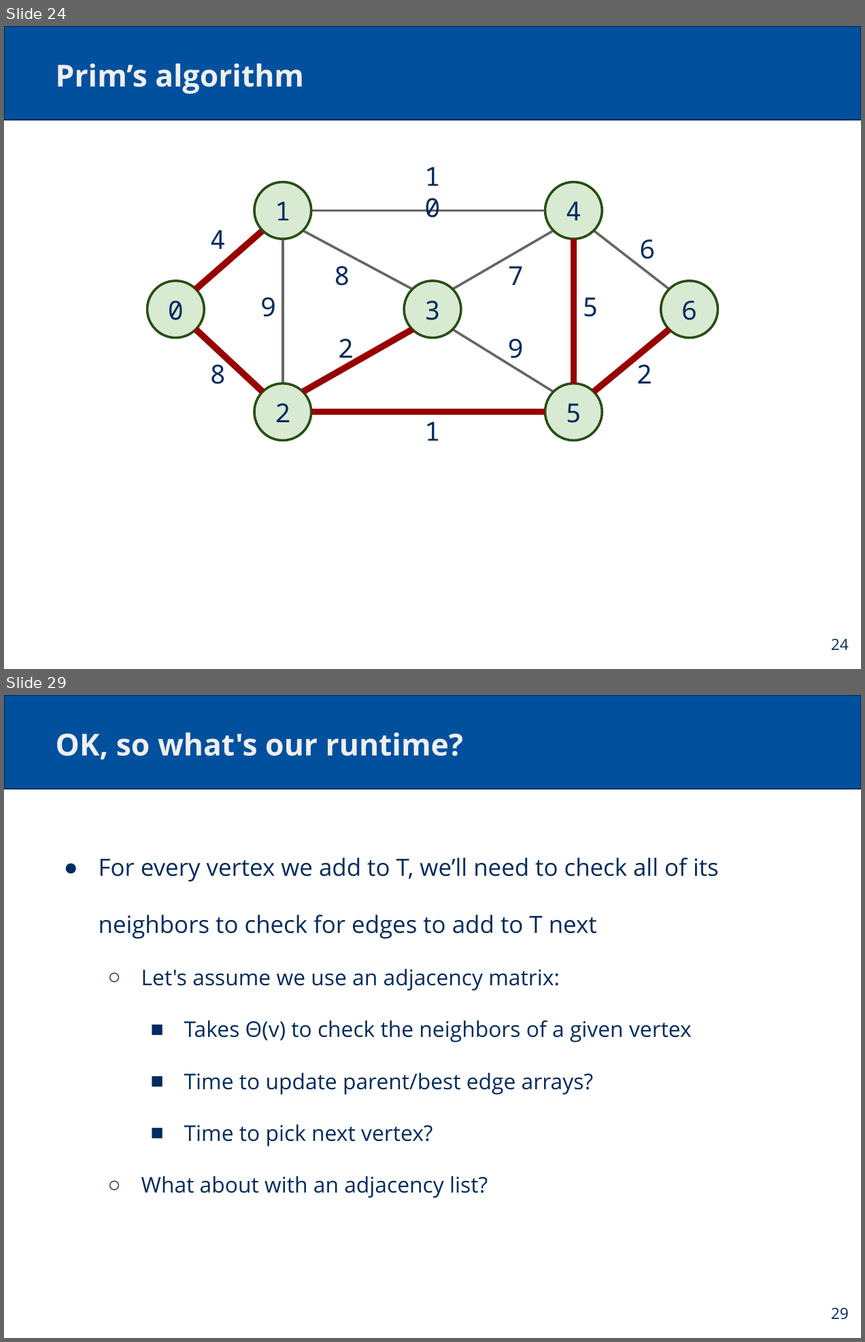
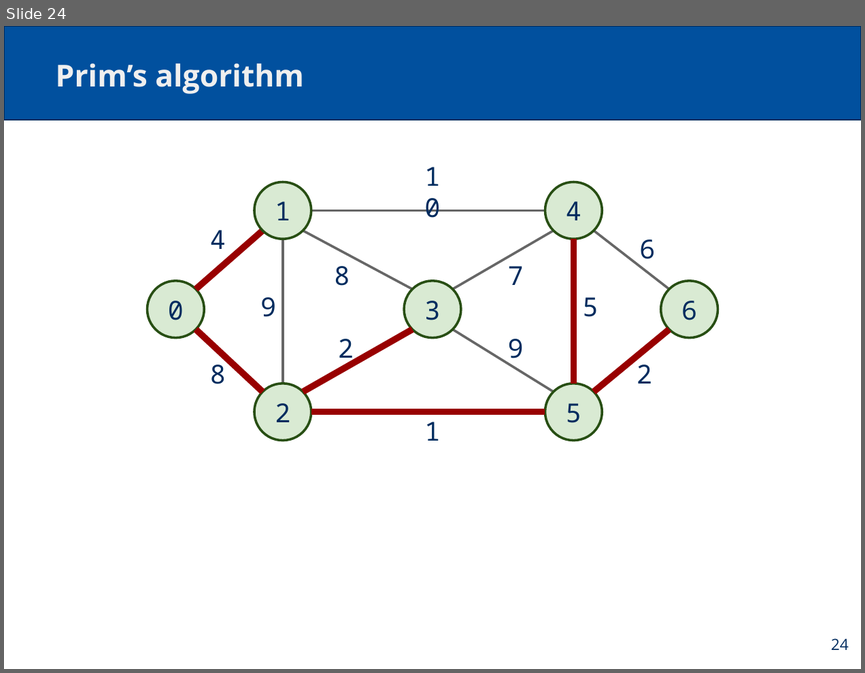
Before and after one commit to cs1501-2224/handouts, a slide deck: DraftSlides/Lecture15.pptx. Shown one above the other, each under a label of ours: slides 24 and 29 before the commit, slide 24 after it; the slides between them are not shown. The pictures are 865x1342 and 865x673 pixels, drawn with LibreOffice and Linux fonts; fonts in the diff are those of the drawing. Boxes give left, top, right and bottom in pixels: in the first picture for what was removed or moved away, otherwise in the second. Text is boxed around its words. In the diff, an @@ line names an element or a change of style, - is before the commit and + after.

```diff
--- a/DraftSlides/Lecture15.pptx
+++ b/DraftSlides/Lecture15.pptx
@@ slide 29 removed at box(4, 695, 861, 1338), background #FFFFFF; not listed: 1 template element that a slide beside it also shows @@
@@ title removed at box(56, 732, 463, 760) @@
-OK, so what's our runtime?
@@ text removed at box(99, 858, 719, 1198) @@
-● For every vertex we add to T, we’ll need to check all of its neighbors to check for edges to add to T next
-  ○ Let's assume we use an adjacency matrix:
-    ■ Takes Θ(v) to check the neighbors of a given vertex
-    ■ Time to update parent/best edge arrays?
-    ■ Time to pick next vertex?
-  ○ What about with an adjacency list?
@@ page number removed at box(831, 1308, 849, 1320) @@
-29
```
Also in this commit, not shown: 2 slides changed, 9 other slides removed, 1 other file.
